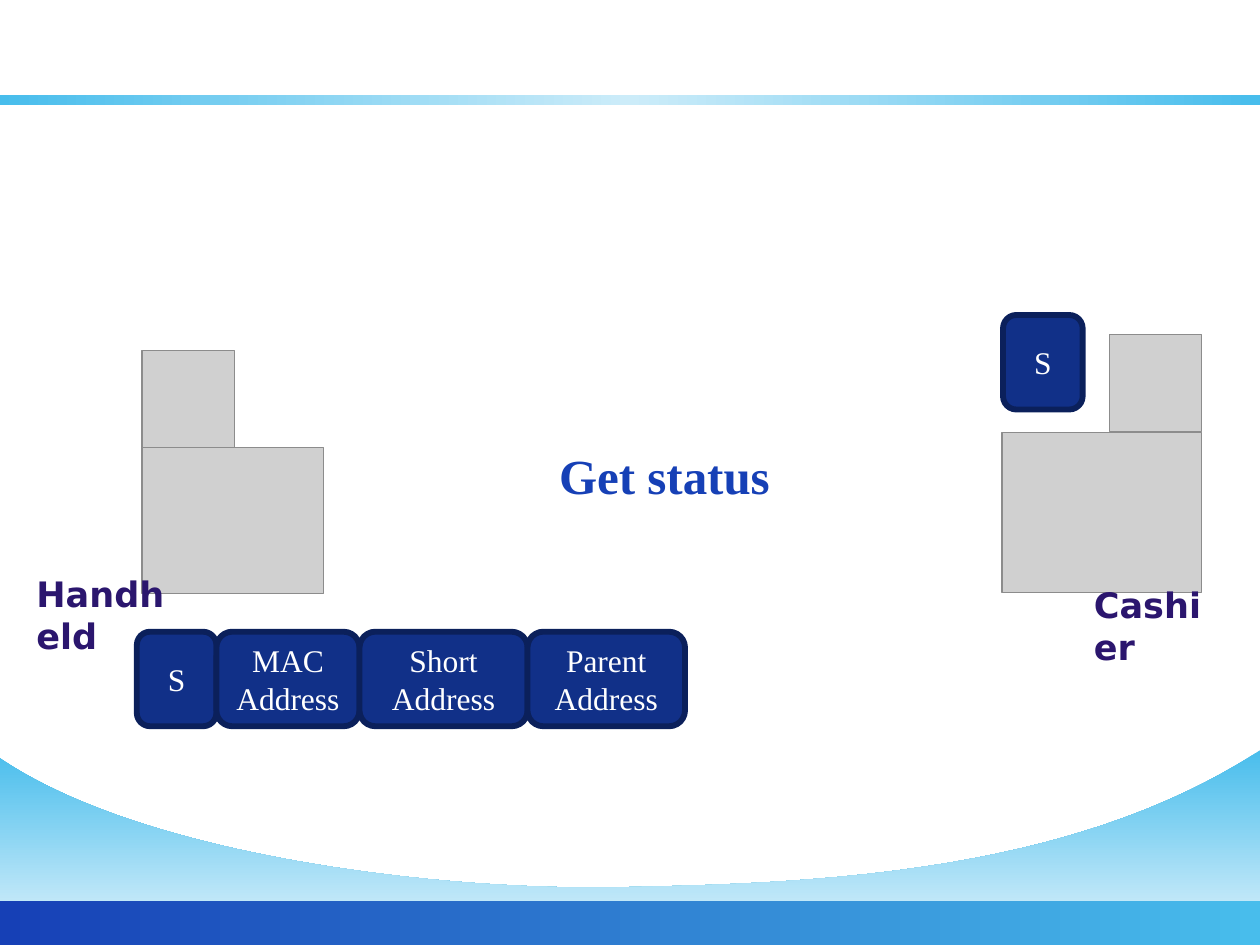
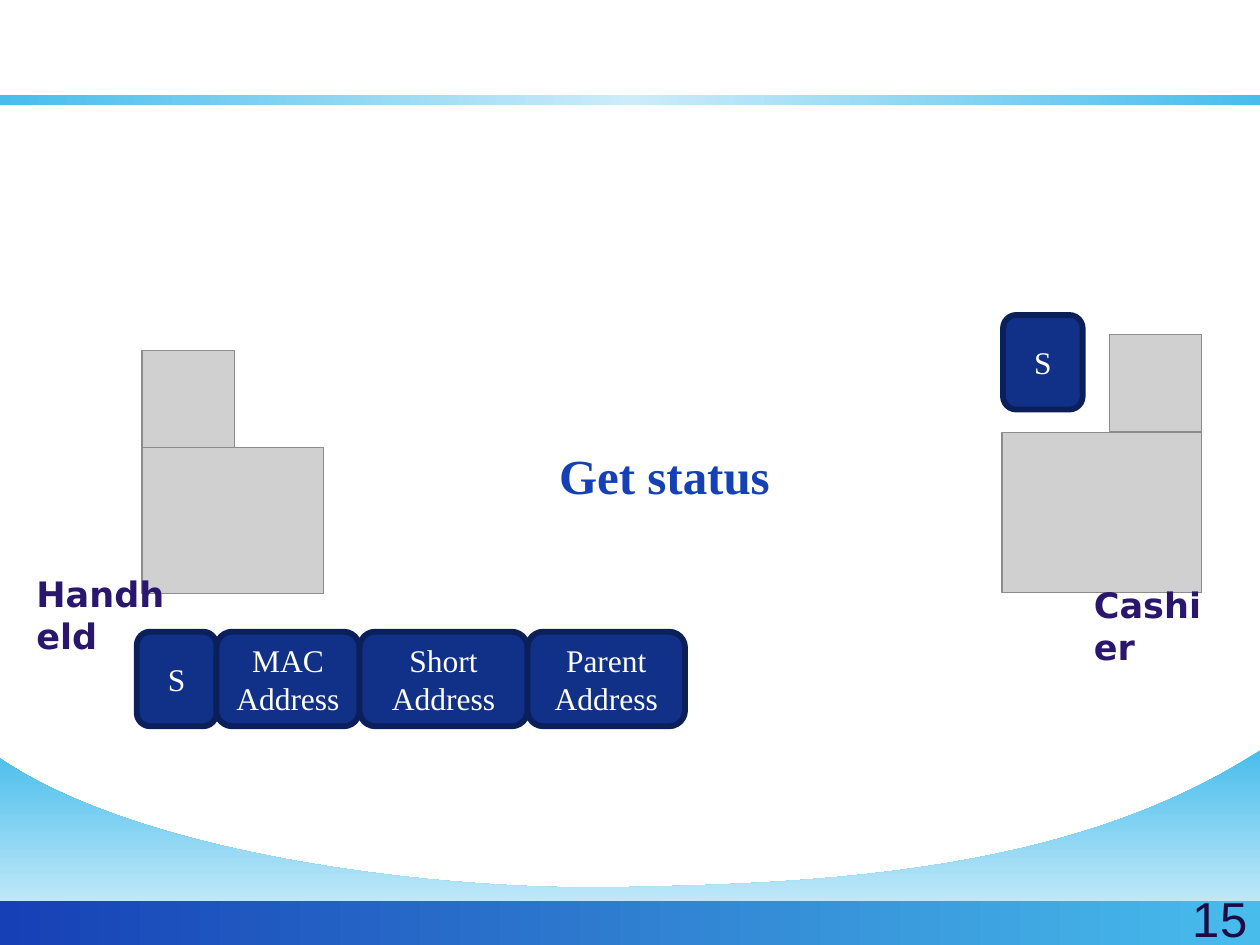
Before and after one commit to golf2109/zigbee-in-supermaket, a slide deck: slide 15 of docs/Report/Queue-Busting.pptx. Drawn at 1260x945 pixels with LibreOffice and Linux fonts; fonts in the diff are those of the drawing; grey boxes stand for pictures; background and template pictures are left out. Boxes give left, top, right and bottom in pixels: in the first picture for what was removed or moved away, otherwise in the second. Text is boxed around its words. In the diff, an @@ line names an element or a change of style, - is before the commit and + after.

```diff
--- a/docs/Report/Queue-Busting.pptx
+++ b/docs/Report/Queue-Busting.pptx
@@ page number added at [1193, 898, 1247, 938], 28 pt, text #1A0D46 @@
+15
```
Also in this commit, not shown: 34 other slides changed.
